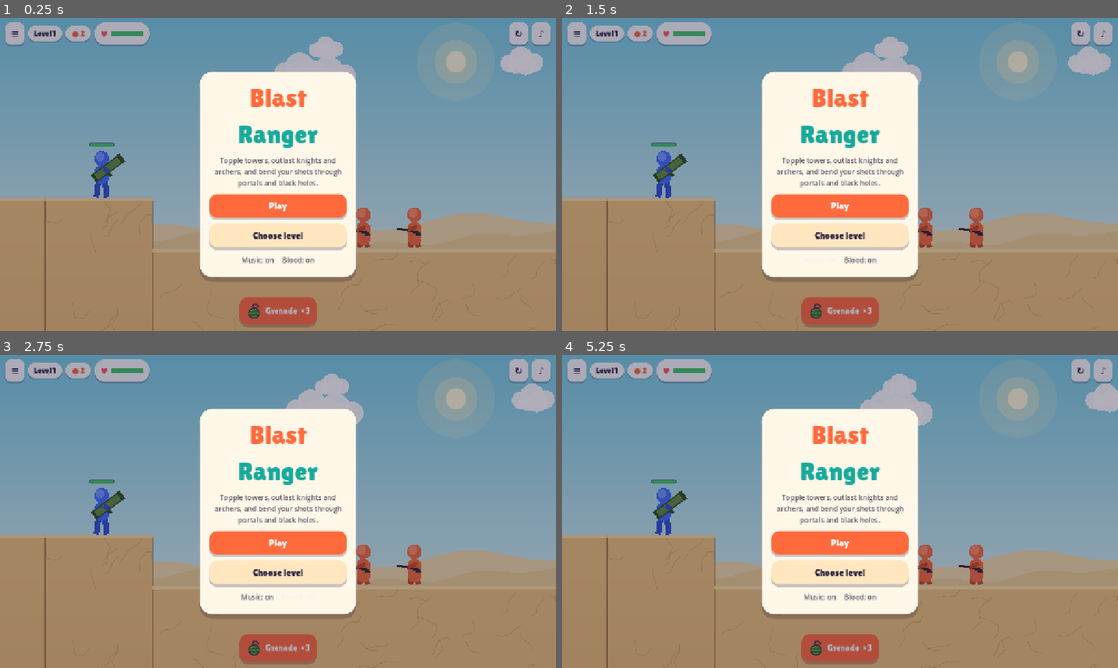
Above: before the commit, frames 1-4 (two rows, left to right).
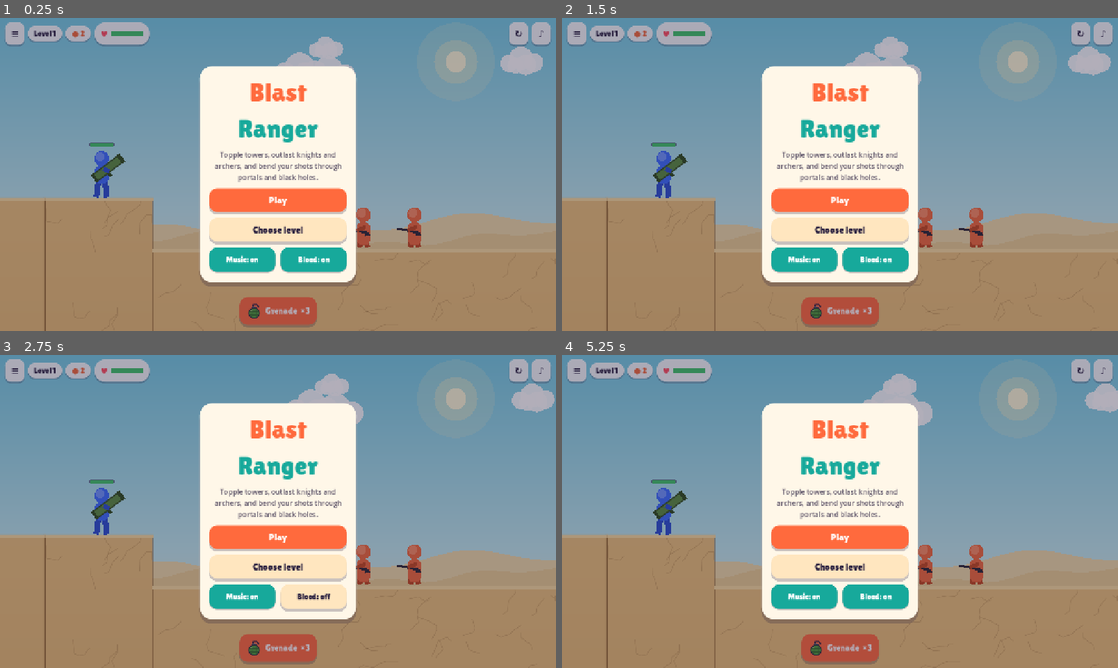
Above: after the commit, the same moments.

Repository: omerMost/gameblast
Game: Godot game, scene res://scenes/main.tscn
The game is run twice, just before and just after one commit, with the same random seed, the same clock (stepped at 60 frames per second) and the same inputs.
Inputs:
- Up to frame 1 (0.25 s): no input
- Up to frame 2 (1.5 s): click "Music: on" at 0.5 s; click "Music: off" at 1.25 s
- Up to frame 3 (2.75 s): click "Blood: on" at 2 s
- Up to frame 4 (5.25 s): click "Blood: off" at 2.75 s; click "Play" at 3.5 s; click "≡" at 4.25 s; click "Back" at 5 s

The runs differ from the first frame. In frame 1, 7.9% of the frame differs, in the area x 35-65%, y 15-86%; in frame 2, 7.9%; in frame 3, 8.0%; in frame 4, 7.9%.

Commit message:
fix: stabilize touch settings and cache explosion rendering
- Give music and blood stable touch toggle targets.
- Retain triangulated decal meshes and warm Android explosion audio.
- Verify device taps, rocket firing and 40 bot clears; record remaining stall clarification.

Co-Authored-By: Codex <codex@openai.com>

Diff:
--- a/godot/scripts/audio.gd
+++ b/godot/scripts/audio.gd
@@ -72,6 +72,10 @@
 	sfx_player = _player(sfx_bus, 32)
 	music_player = _player(music_bus, 64)
 	_apply_gain()
+	if OS.get_name() == "Android":
+		# Generate effects on the launch screen, before the first impact.
+		for key in EFFECTS:
+			effect_stream(key)
 
 func _exit_tree() -> void:
 	sfx_player.stop()
--- a/godot/scripts/hud.gd
+++ b/godot/scripts/hud.gd
@@ -291,27 +291,33 @@
 	card_box.add_child(_text("Topple towers, outlast knights and archers, and bend your shots through portals and black holes."))
 	card_box.add_child(_big_btn("Play", "main", func(): main.play()))
 	card_box.add_child(_big_btn("Choose level", "ghost", func(): main.open_levels()))
-	var music := Button.new()
-	music.name = "MusicToggle"
-	music.flat = true
-	music.focus_mode = Control.FOCUS_NONE
-	music.text = "Music: " + ("on" if Save.prog.music else "off")
-	music.pressed.connect(func():
-		main.audio.toggle_music()
-		music.text = "Music: " + ("on" if Save.prog.music else "off"))
-	music.add_theme_color_override("font_color", Color(INK, 0.75))
-	var blood := Button.new()
-	blood.flat = true
-	blood.focus_mode = Control.FOCUS_NONE
-	blood.text = "Blood: " + ("on" if Save.prog.blood else "off")
-	blood.add_theme_color_override("font_color", Color(INK, 0.75))
-	blood.pressed.connect(func():
-		Save.prog.blood = not Save.prog.blood
+	var music := _setting_toggle("MusicToggle", "Music", Save.prog.music)
+	music.toggled.connect(func(on: bool):
+		if on != bool(Save.prog.music):
+			main.audio.toggle_music()
+		music.text = "Music: " + ("on" if on else "off"))
+	var blood := _setting_toggle("BloodToggle", "Blood", Save.prog.blood)
+	blood.toggled.connect(func(on: bool):
+		Save.prog.blood = on
 		Save.save()
-		blood.text = "Blood: " + ("on" if Save.prog.blood else "off"))
-	var toggles := _row([music, blood])
-	toggles.alignment = BoxContainer.ALIGNMENT_CENTER
-	card_box.add_child(toggles)
+		blood.text = "Blood: " + ("on" if on else "off"))
+	card_box.add_child(_row([music, blood]))
+
+
+func _setting_toggle(node_name: String, label: String, on: bool) -> Button:
+	var button := _big_btn(label + ": " + ("on" if on else "off"), "ghost", func(): pass)
+	button.name = node_name
+	button.toggle_mode = true
+	button.set_pressed_no_signal(on)
+	button.custom_minimum_size = Vector2(152, 56)
+	button.add_theme_font_size_override("font_size", 18)
+	# Stable bounds and explicit colors for touch's emulated hover/pressed states.
+	button.add_theme_stylebox_override("pressed", _box(TEAL, 18, 2, 16, 10))
+	button.add_theme_color_override("font_pressed_color", Color.WHITE)
+	button.add_theme_color_override("font_hover_pressed_color", Color.WHITE)
+	button.add_theme_stylebox_override("hover_pressed", button.get_theme_stylebox("pressed"))
+	return button
+
 
 
 func show_levels() -> void:
--- a/godot/scripts/main.gd
+++ b/godot/scripts/main.gd
@@ -8,6 +8,7 @@
 var hud: Hud
 var bg: Background
 var audio: RangerAudio
+var perf_last_usec := 0
 var perf_time := 0.0
 var perf_frames := 0
 var perf_worst_ms := 0.0
@@ -83,11 +84,19 @@
 
 func _process(_dt: float) -> void:
 	if OS.get_name() == "Android" and OS.is_debug_build():
-		perf_time += _dt
+		var now := Time.get_ticks_usec()
+		var elapsed := (now - perf_last_usec) / 1000000.0 if perf_last_usec > 0 else 0.0
+		perf_last_usec = now
+		if elapsed > 1.0: # Resume after backgrounding; begin a fresh active sample.
+			perf_time = 0.0
+			perf_frames = 0
+			perf_worst_ms = 0.0
+			elapsed = 0.0
+		perf_time += elapsed # Wall time, unaffected by intentional win slow-motion.
 		perf_frames += 1
-		perf_worst_ms = maxf(perf_worst_ms, _dt * 1000)
+		perf_worst_ms = maxf(perf_worst_ms, elapsed * 1000)
 		if perf_time >= 5.0:
-			print("BR_PERF fps=%.1f worst_frame_ms=%.1f bodies=%d particles=%d decals=%d" % [perf_frames / perf_time, perf_worst_ms, game.bodies.size(), game.particles.size(), game.decals.size()])
+			print("BR_PERF fps=%.1f worst_frame_ms=%.1f bodies=%d particles=%d decals=%d draw_cpu_ms=%.2f level=%d state=%s" % [perf_frames / perf_time, perf_worst_ms, game.bodies.size(), game.particles.size(), game.decals.size(), view.draw_cpu_ms, game.level_idx + 1, game.state])
 			perf_time = 0.0
 			perf_frames = 0
 			perf_worst_ms = 0.0
--- a/godot/scripts/view.gd
+++ b/godot/scripts/view.gd
@@ -5,6 +5,7 @@
 
 var game: Game
 var font: Font
+var draw_cpu_ms := 0.0
 var drag_active := false   # set by main while the player is aiming
 
 
@@ -42,6 +43,7 @@
 func _draw() -> void:
 	if game == null or game.player == null:
 		return
+	var draw_start := Time.get_ticks_usec()
 	var t := Time.get_ticks_msec() / 1000.0
 	for e in game.portals:
 		_draw_portal(e, t)
@@ -79,6 +81,8 @@
 				draw_arc(p.pos, rad, 0, TAU, 12, Color(42 / 255.0, 33 / 255.0, 64 / 255.0, 0.55), 1.5 * r0 / 4.5)
 			i += 1
 
+	draw_cpu_ms = (Time.get_ticks_usec() - draw_start) / 1000.0
+
 
 func _draw_static(s: GStatic) -> void:
 	if s.kind == "pad":
@@ -124,13 +128,35 @@
 		return not Geometry2D.triangulate_polygon(polygon).is_empty())
 
 
+func decal_mesh(center: Vector2, radius: Vector2, angle: float) -> ArrayMesh:
+	var vertices := PackedVector2Array()
+	var indices := PackedInt32Array()
+	for polygon in decal_polygons(center, radius, angle):
+		var triangles := Geometry2D.triangulate_polygon(polygon)
+		if triangles.is_empty():
+			continue
+		var offset := vertices.size()
+		vertices.append_array(polygon)
+		for index in triangles:
+			indices.append(index + offset)
+	var mesh := ArrayMesh.new()
+	if not indices.is_empty():
+		var arrays := []
+		arrays.resize(Mesh.ARRAY_MAX)
+		arrays[Mesh.ARRAY_VERTEX] = vertices
+		arrays[Mesh.ARRAY_INDEX] = indices
+		mesh.add_surface_from_arrays(Mesh.PRIMITIVE_TRIANGLES, arrays, [], {}, Mesh.ARRAY_FLAG_USE_2D_VERTICES)
+	return mesh
+
+
 func _draw_decal_ellipse(center: Vector2, radius: Vector2, angle: float, color: Color, cache: Dictionary, key: String) -> void:
 	# Decals and static platforms do not move within a level. Clip once, then reuse
 	# the polygons; repeated geometry intersections made headless bot searches slow.
 	if not cache.has(key):
-		cache[key] = valid_decal_polygons(center, radius, angle)
-	for polygon in cache[key]:
-		draw_colored_polygon(polygon, color)
+		cache[key] = decal_mesh(center, radius, angle)
+	var mesh: ArrayMesh = cache[key]
+	if mesh.get_surface_count() > 0:
+		draw_mesh(mesh, null, Transform2D.IDENTITY, color)
 
 
 func _draw_decals() -> void:
--- a/godot/tests/audio.gd
+++ b/godot/tests/audio.gd
@@ -79,11 +79,18 @@
 	check(not a.muted and not AudioServer.is_bus_mute(AudioServer.get_bus_index(a.music_bus)), "unmute restores buses")
 	main.hud.show_title()
 	var toggle: Button = main.hud.card_box.find_child("MusicToggle", true, false)
-	toggle.pressed.emit()
+	await get_tree().process_frame
+	await get_tree().process_frame
+	var toggle_rect := toggle.get_global_rect()
+	check(toggle.toggle_mode and toggle.size.y >= 56, "music toggle has a full touch target")
+	toggle.button_pressed = not toggle.button_pressed
 	check(not Save.prog.music and not a.music_running and toggle.text == "Music: off", "title button persists music off")
+	await get_tree().process_frame
+	await get_tree().process_frame
+	check(toggle.get_global_rect() == toggle_rect, "music switch does not move on label change")
 	a.advance(2)
 	check(a.music_gain < .0001 and a.echoes.is_empty(), "music stop fades and clears echoes")
-	toggle.pressed.emit()
+	toggle.button_pressed = not toggle.button_pressed
 	check(Save.prog.music and a.music_running and toggle.text == "Music: on" and a.music_step == 0, "title button restarts score")
 	await Debug.start_level(0)
 	a.advance(.1)
--- a/godot/tests/fx.gd
+++ b/godot/tests/fx.gd
@@ -25,9 +25,9 @@
 			toggle = child
 	check(toggle != null, "title has a blood toggle")
 	if toggle:
-		toggle.pressed.emit()
+		toggle.button_pressed = not toggle.button_pressed
 		check(not Save.prog.blood and toggle.text == "Blood: off", "title toggle disables blood and updates its label")
-		toggle.pressed.emit()
+		toggle.button_pressed = not toggle.button_pressed
 		check(Save.prog.blood and toggle.text == "Blood: on", "title toggle enables blood and updates its label")
 
 	for enabled in [true, false]:
@@ -87,6 +87,14 @@
 		check(d.t == "blood" and d.r >= 3.9 and d.r <= 7.8 and d.dots.size() == 2, "decal size and satellite drops")
 		check(is_equal_approx(d.a, atan2(21.4, 100) * 0.15), "decal aligns to impact velocity")
 	var edge: Vector2 = (ground.poly[0] + ground.poly[1]) / 2
+	var mesh: ArrayMesh = main.view.decal_mesh(edge, Vector2(20, 10), 0.2)
+	check(mesh.get_surface_count() == 1, "clipped decal has a reusable mesh")
+	if mesh.get_surface_count() == 1:
+		var mesh_data := mesh.surface_get_arrays(0)
+		check(mesh_data[Mesh.ARRAY_INDEX].size() % 3 == 0, "cached decal contains complete triangles")
+		for point in mesh_data[Mesh.ARRAY_VERTEX]:
+			check(Geometry2D.is_point_in_polygon(point, ground.poly), "mesh decal stays clipped on ground")
+	check(main.view.decal_mesh(Vector2(-10000, -10000), Vector2.ONE * 10, 0).get_surface_count() == 0, "off-platform mesh is empty")
 	var clipped: Array = main.view.decal_polygons(edge, Vector2(20, 10), 0.2)
 	check(not clipped.is_empty(), "decal crossing platform edge is clipped")
 	check(main.view.valid_decal_polygons(edge, Vector2(20, 10), 0.2) == clipped, "validated decal cache preserves clipped geometry")
Not shown, changed: context/STATE.md
Not shown, changed: context/architecture/data-flow.md
Not shown, changed: context/architecture/system-design.md
Not shown, changed: context/architecture/tech-stack.md
Not shown, changed: context/build-guide.md
Not shown, added: context/decisions/0011-cached-decal-meshes.md
Not shown, changed: context/playtest-2026-10-07.md
Not shown, added: context/sessions/2026-10-07-02-00-codex-device-toggles-and-hitches.md
Not shown, changed: context/tasks/backlog.md
Not shown, changed: context/tasks/done.md
